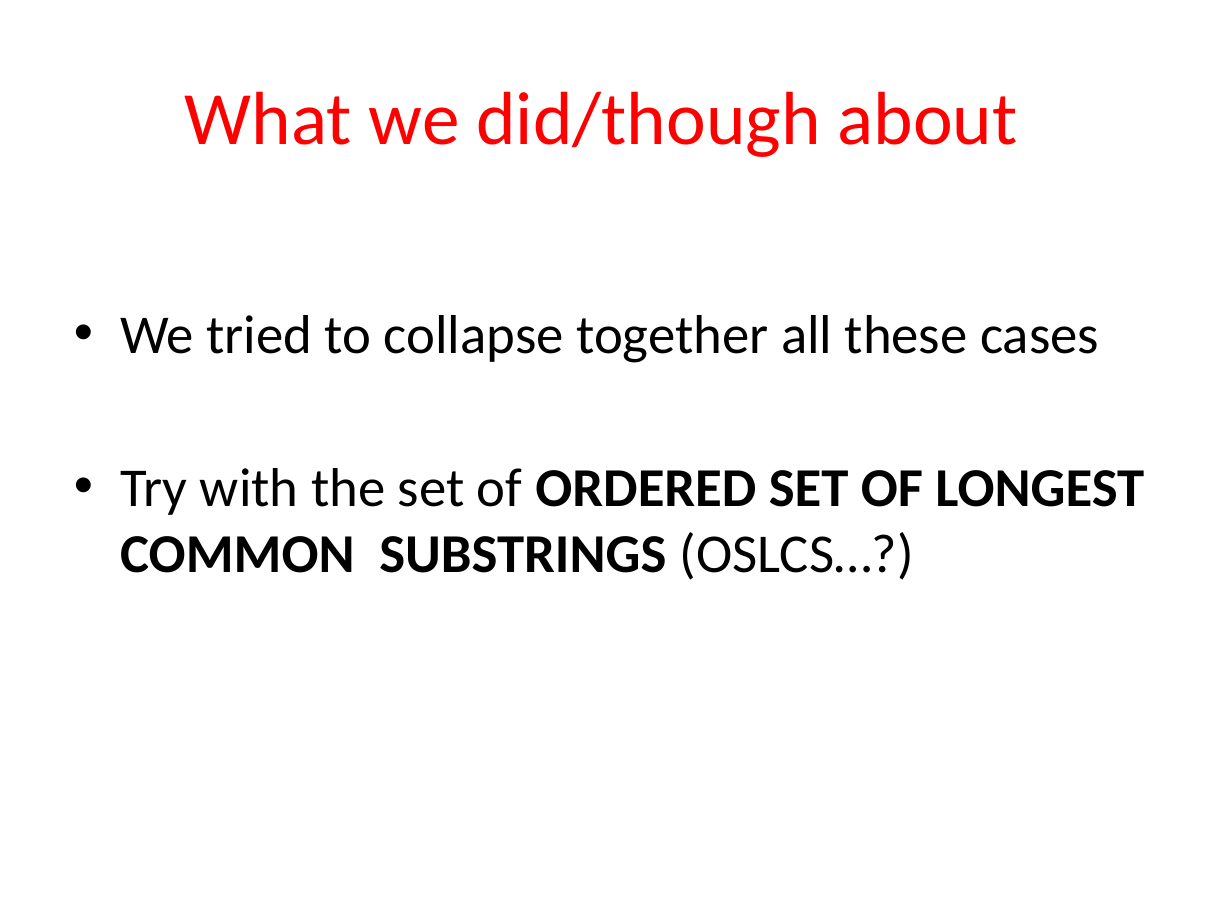
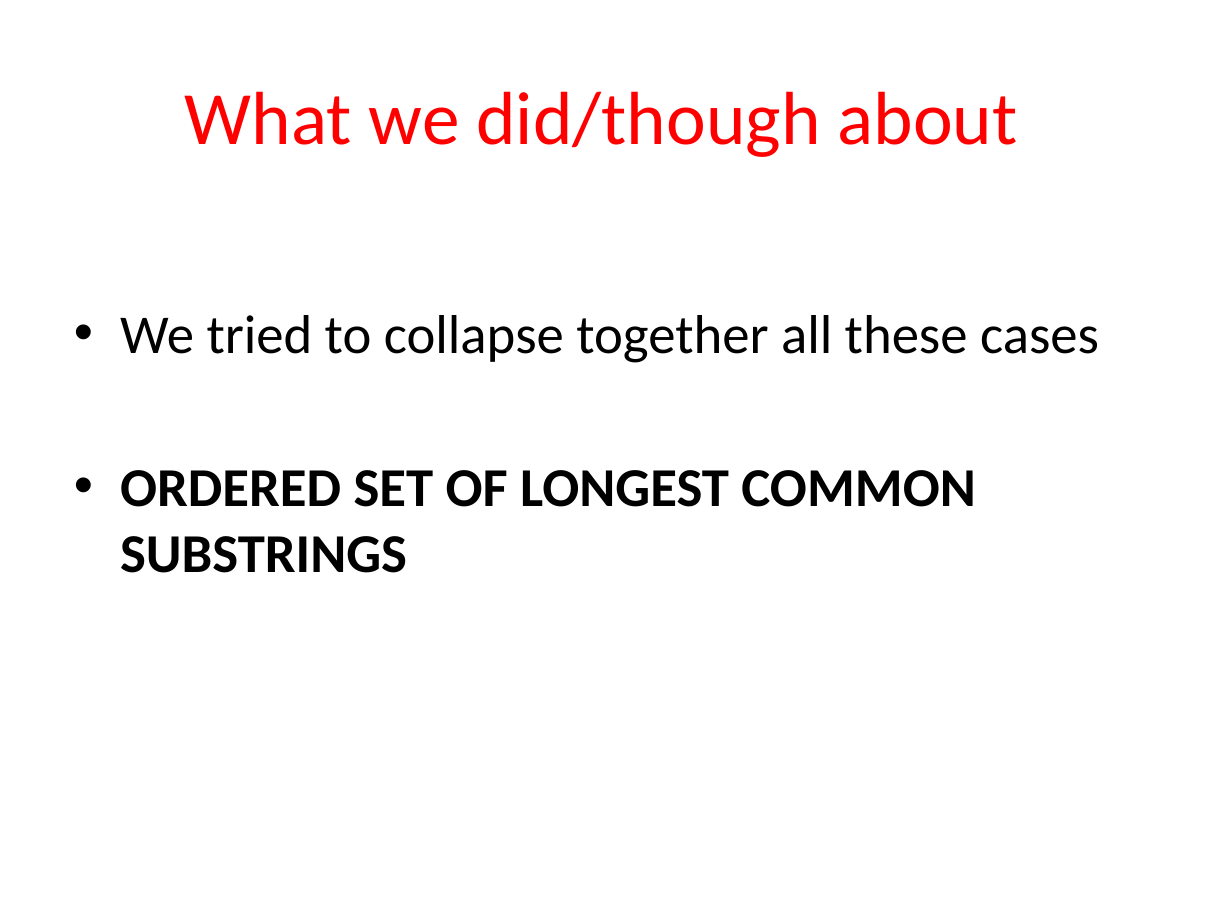
Before and after one commit to ffancellu/unsuphology, a slide deck: slide 8 of src/presentation/unsuphology.pptx. Drawn at 1232x924 pixels with LibreOffice and Linux fonts; fonts in the diff are those of the drawing. Boxes give left, top, right and bottom in pixels: in the first picture for what was removed or moved away, otherwise in the second. Text is boxed around its words. In the diff, an @@ line names an element or a change of style, - is before the commit and + after.

Commit message:
Slide changes

```diff
--- a/src/presentation/unsuphology.pptx
+++ b/src/presentation/unsuphology.pptx
@@ text at (120, 470, 976, 573): text changed @@
-• Try with the set of ORDERED SET OF LONGEST COMMON SUBSTRINGS (OSLCS…?)
+• ORDERED SET OF LONGEST COMMON SUBSTRINGS
```
Also in this commit, not shown: 1 other slide changed.
